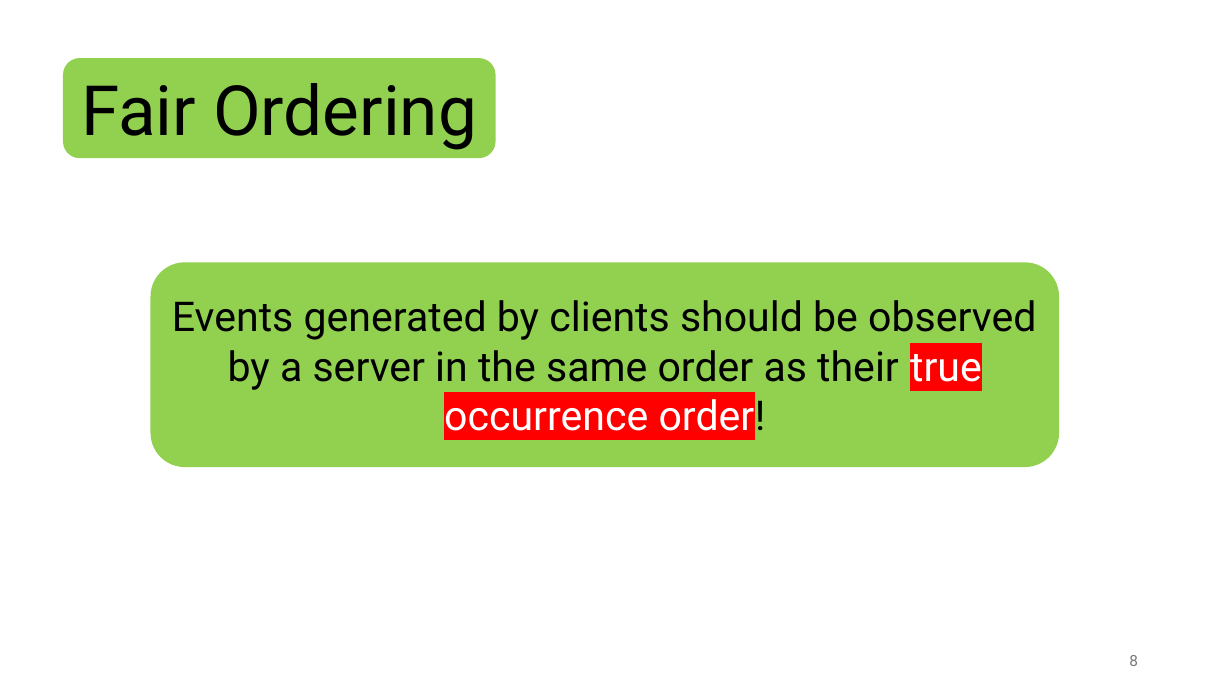
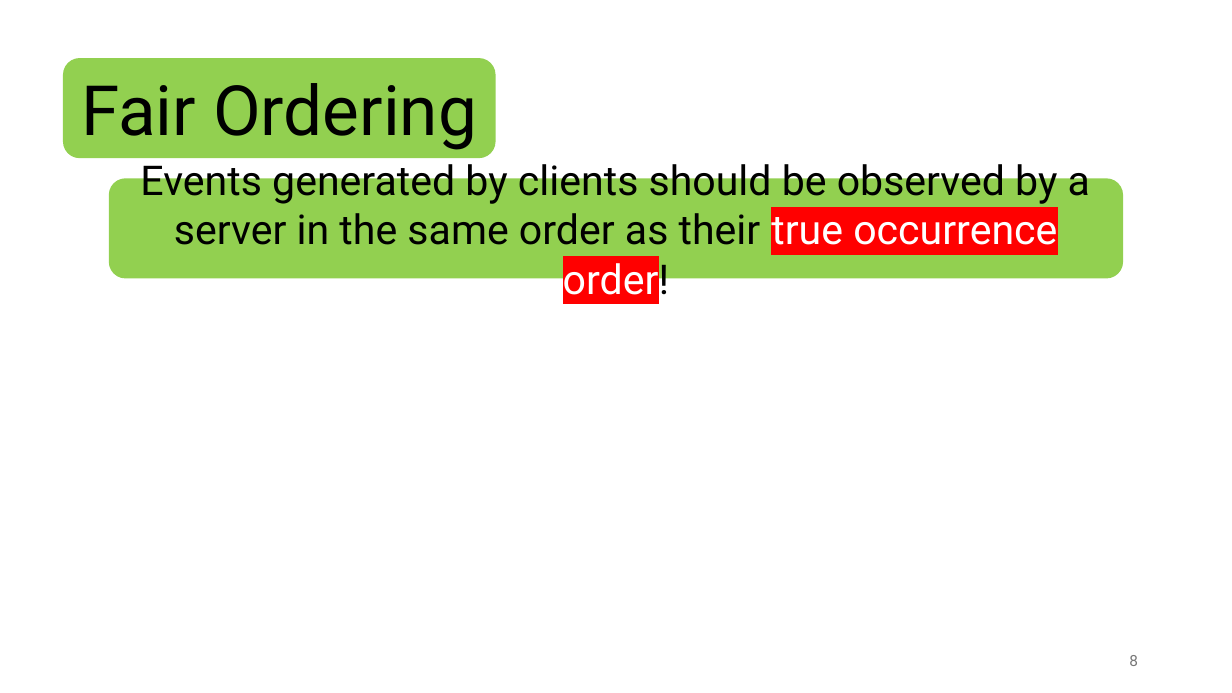
Before and after one commit to HaseebLUMS/Onyx-Presentation, a slide deck: slide 8 of tommy_hotnets_v2.pptx. Drawn at 1232x693 pixels with LibreOffice and Linux fonts; fonts in the diff are those of the drawing. Boxes give left, top, right and bottom in pixels: in the first picture for what was removed or moved away, otherwise in the second. Text is boxed around its words. In the diff, an @@ line names an element or a change of style, - is before the commit and + after.

```diff
--- a/tommy_hotnets_v2.pptx
+++ b/tommy_hotnets_v2.pptx
@@ rounded rectangle "Events generated by clients should ...": place and size @@
-rounded rectangle "Events generated by clients should ..." at bbox=[151, 262, 1059, 468]
+rounded rectangle "Events generated by clients should ..." at bbox=[109, 178, 1124, 278]
```
Also in this commit, not shown: 10 other slides changed, 1 slide added.
